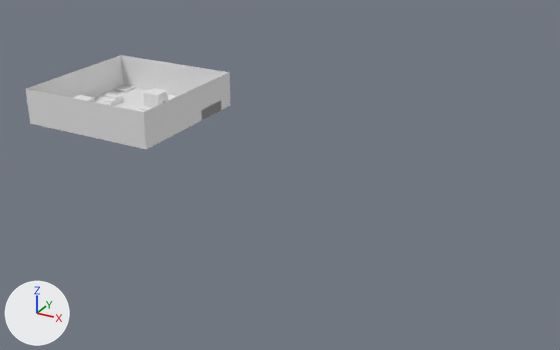
Two versions of the Blender file models/map.blend, one commit apart.
Rendered twice from a 50 mm lens placed at (276.0, -328.0, 146.0), pointed at (99.0, -7.0, -14.0). Lighting does not change. The marker at lower left points along +X, +Y and +Z. Materials are left out; every surface is plain grey. Objects named as collision shapes, trigger or cutter boxes, shadow casters or lower levels of detail are left out.

Names of what the first picture shows: 'map'.
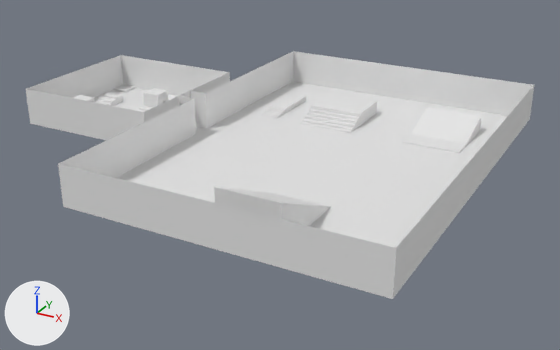
Location of each change, [x1, y1, x2, y2] in pixels of the pictures (560 x 350 px):
'map', reshaped (148% wider, 162% taller): before [26, 55, 230, 149]; after [26, 51, 534, 299]
part 1 of me_map, added: after [26, 51, 534, 299]

What the commit changed:
me_map is used by ob_map; location (0.0, 0.0, 0.0).
me_map had 414 vertices, 388 faces and spanned x -40.0..40.0, y -40.0..40.0, z 0.0..20.0.
me_map now has 922 vertices, 866 faces, 2 loose edges and spans x -40.0..200.0, y -110.0..100.0, z 0.0..20.7.
me_map part 1: 508 vertices added at x -40.0..200.0, y -110.0..100.0, z 0.0..20.7.
